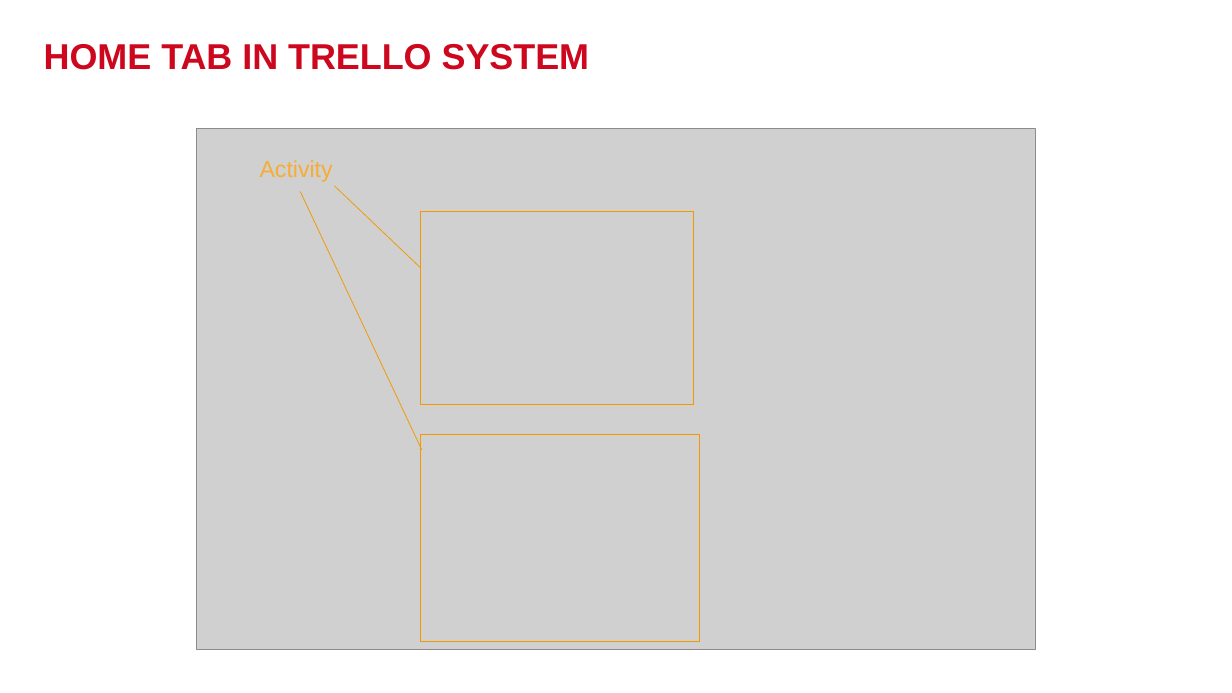
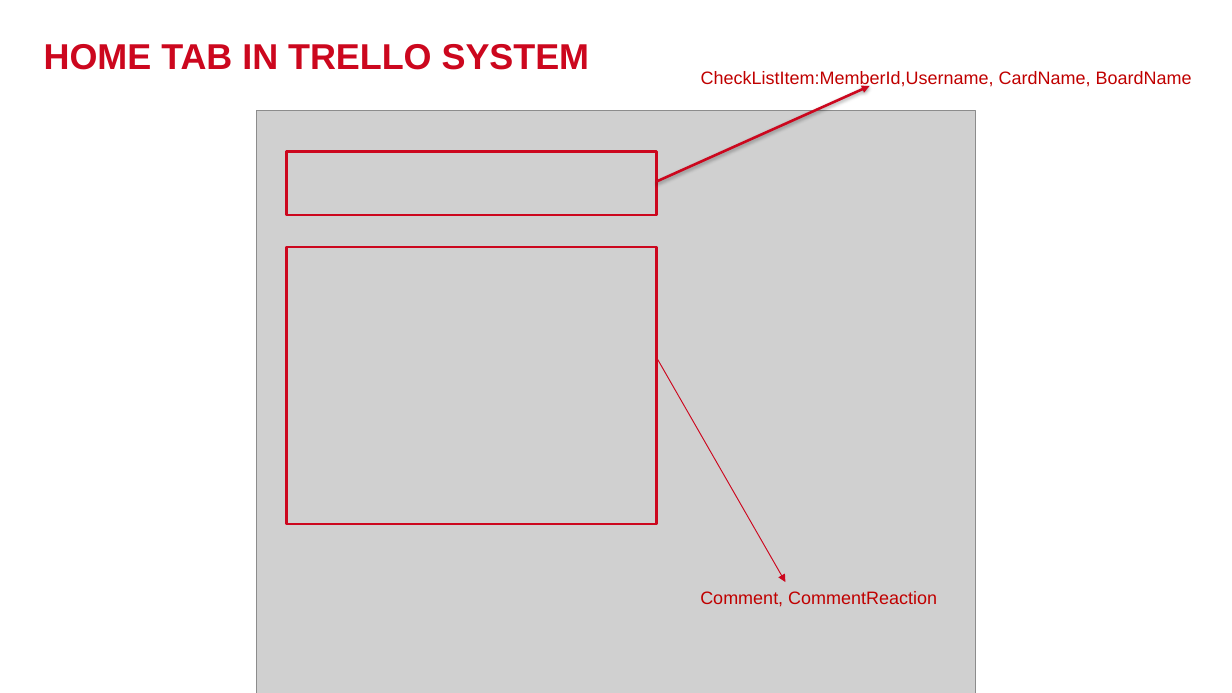
Before and after one commit to phmquan/YPP4-QuanPhan, a slide deck: slide 42 of SQL_Query/IntroductionFunctionInTrelloSystem.pptx. Drawn at 1232x693 pixels with LibreOffice and Linux fonts; fonts in the diff are those of the drawing; grey boxes stand for pictures; background and template pictures are left out. Boxes give left, top, right and bottom in pixels: in the first picture for what was removed or moved away, otherwise in the second. Text is boxed around its words. In the diff, an @@ line names an element or a change of style, - is before the commit and + after.

Commit message:
update slide

```diff
--- a/SQL_Query/IntroductionFunctionInTrelloSystem.pptx
+++ b/SQL_Query/IntroductionFunctionInTrelloSystem.pptx
@@ arrow added from (656, 182) to (870, 86), #CC071E 2 pt @@
@@ text added at bbox=[701, 71, 1192, 88], 14 pt, text #C00000 @@
+CheckListItem:MemberId,Username, CardName, BoardName
@@ picture: place and size @@
-picture at bbox=[197, 128, 1035, 650]
+picture at bbox=[257, 111, 975, 693]
@@ text removed at bbox=[260, 160, 333, 182] @@
-Activity
@@ rectangle added at bbox=[287, 152, 656, 215], outline #CC071E 2 pt @@
@@ line removed from (422, 450) to (300, 191) @@
@@ line removed from (421, 268) to (335, 186) @@
@@ rectangle removed at bbox=[421, 212, 693, 405] @@
@@ rectangle added at bbox=[287, 247, 656, 524], outline #CC071E 2 pt @@
@@ arrow added from (656, 357) to (786, 582), #CC071E 0.75 pt @@
@@ rectangle removed at bbox=[421, 434, 700, 641] @@
@@ text added at bbox=[700, 591, 937, 607], 14 pt, text #C00000 @@
+Comment, CommentReaction
```
